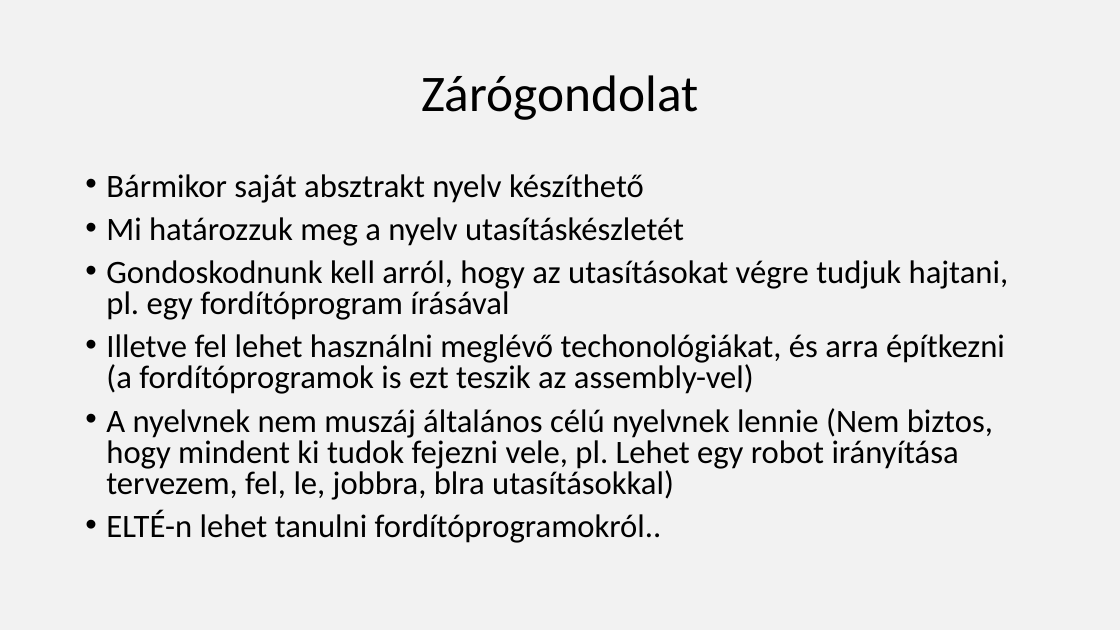
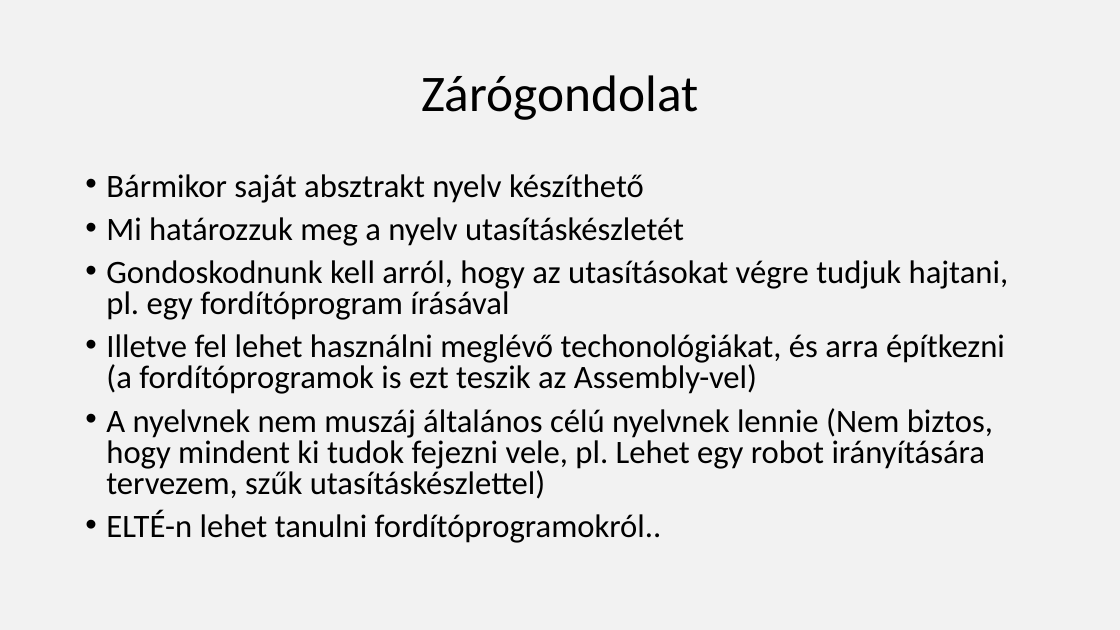
Before and after one commit to nagyandras95/Egyetem, a slide deck: slide 16 of efop/03/Absztakciós szintek a programozásban.pptx. Drawn at 1120x630 pixels with LibreOffice and Linux fonts; fonts in the diff are those of the drawing. Boxes give left, top, right and bottom in pixels: in the first picture for what was removed or moved away, otherwise in the second. Text is boxed around its words. In the diff, an @@ line names an element or a change of style, - is before the commit and + after.

```diff
--- a/efop/03/Absztakciós szintek a programozásban.pptx
+++ b/efop/03/Absztakciós szintek a programozásban.pptx
@@ text at box(106, 334, 1005, 499): text changed @@
-• Illetve fel lehet használni meglévő techonológiákat, és arra építkezni (a fordítóprogramok is ezt teszik az assembly-vel)
-• A nyelvnek nem muszáj általános célú nyelvnek lennie (Nem biztos, hogy mindent ki tudok fejezni vele, pl. Lehet egy robot irányítása tervezem, fel, le, jobbra, blra utasításokkal)
+• Illetve fel lehet használni meglévő techonológiákat, és arra építkezni (a fordítóprogramok is ezt teszik az Assembly-vel)
+• A nyelvnek nem muszáj általános célú nyelvnek lennie (Nem biztos, hogy mindent ki tudok fejezni vele, pl. Lehet egy robot irányítására tervezem, szűk utasításkészlettel)
```
Also in this commit, not shown: 12 other slides changed, 9 other files.
